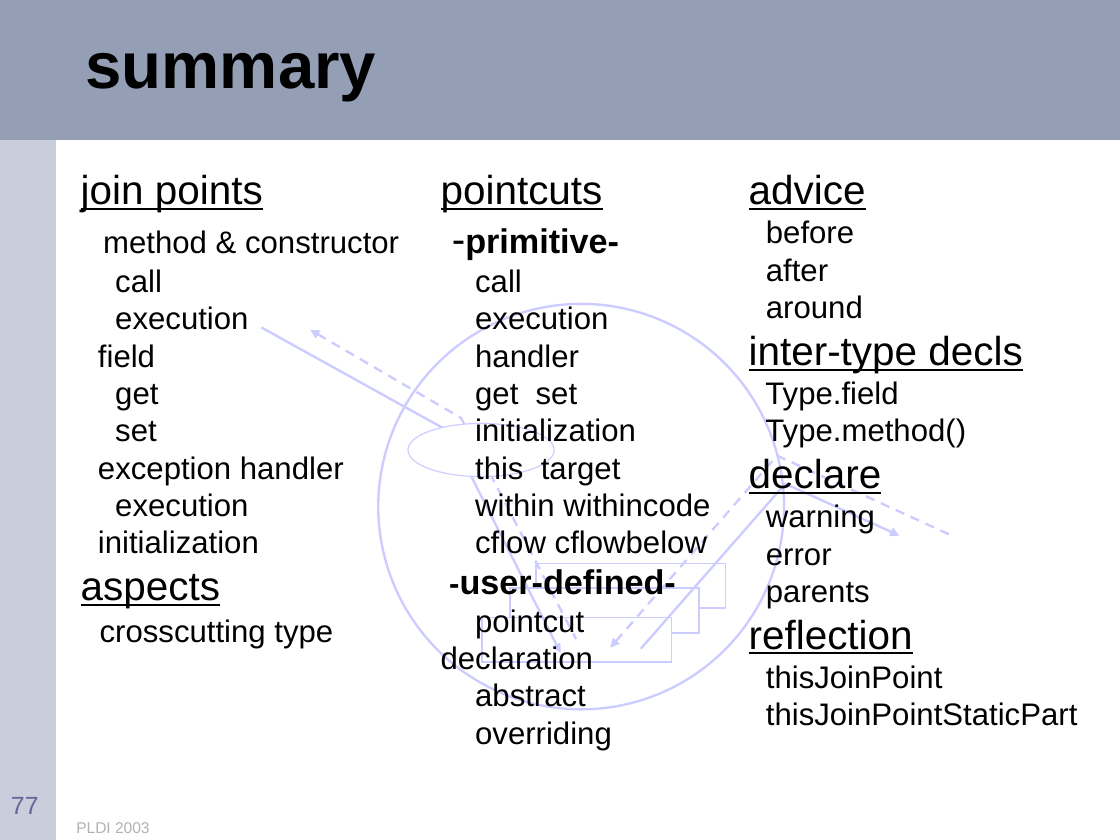
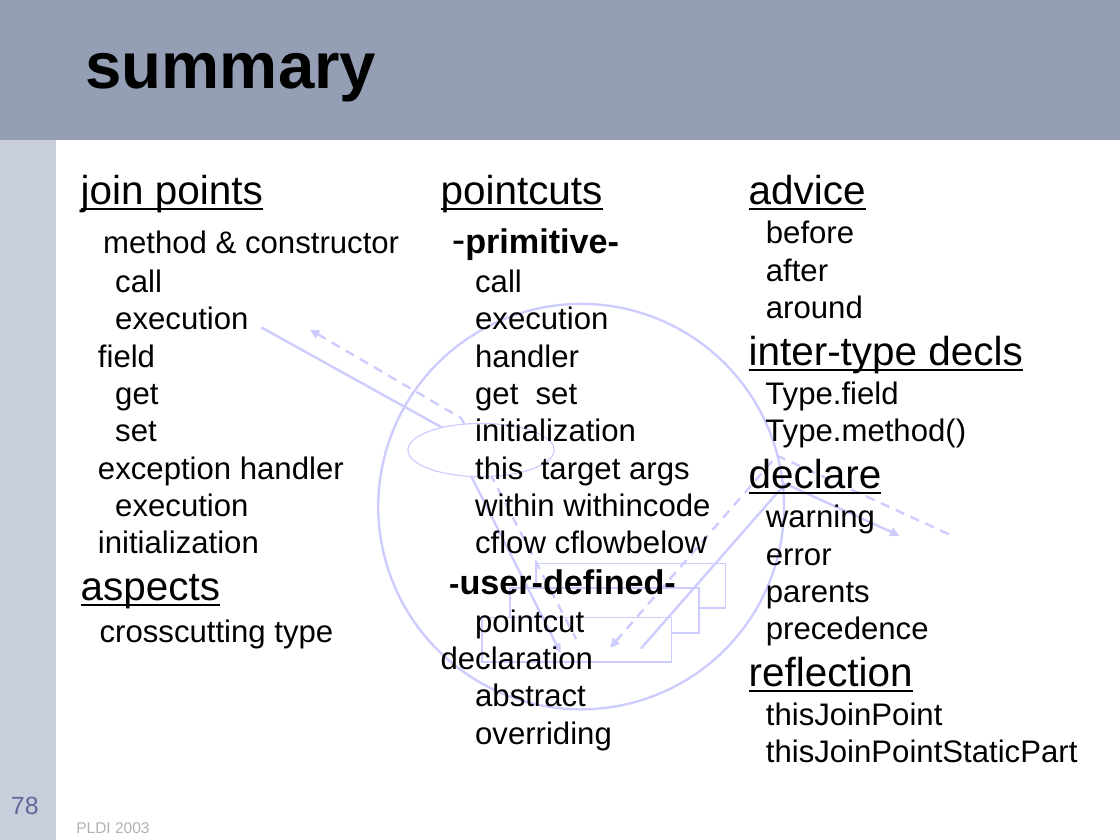
Before and after one commit to eclipse-aspectj/aspectj, a slide deck: slide 78 of docs/teaching/tutorial.ppt (slide 77 before the commit). Drawn at 1120x840 pixels with LibreOffice and Linux fonts; fonts in the diff are those of the drawing. Boxes give left, top, right and bottom in pixels: in the first picture for what was removed or moved away, otherwise in the second. Text is boxed around its words. In the diff, an @@ line names an element or a change of style, - is before the commit and + after.

```diff
--- a/docs/teaching/tutorial.ppt
+++ b/docs/teaching/tutorial.ppt
@@ text at [441,454,710,710]: text changed @@
-this target
-within withincode
-cflow cflowbelow
--user-defined-
-pointcut declaration
-abstract
+this target args
+within withincode
+cflow cflowbelow
+-user-defined-
+pointcut declaration
+abstract
@@ text at [766,616,929,646]: paragraph added @@
+precedence
@@ page number at [11,797,39,814]: text changed @@
-77
+78
```
Also in this commit, not shown: 13 other slides changed, 2 slides added, 12 slides removed.
